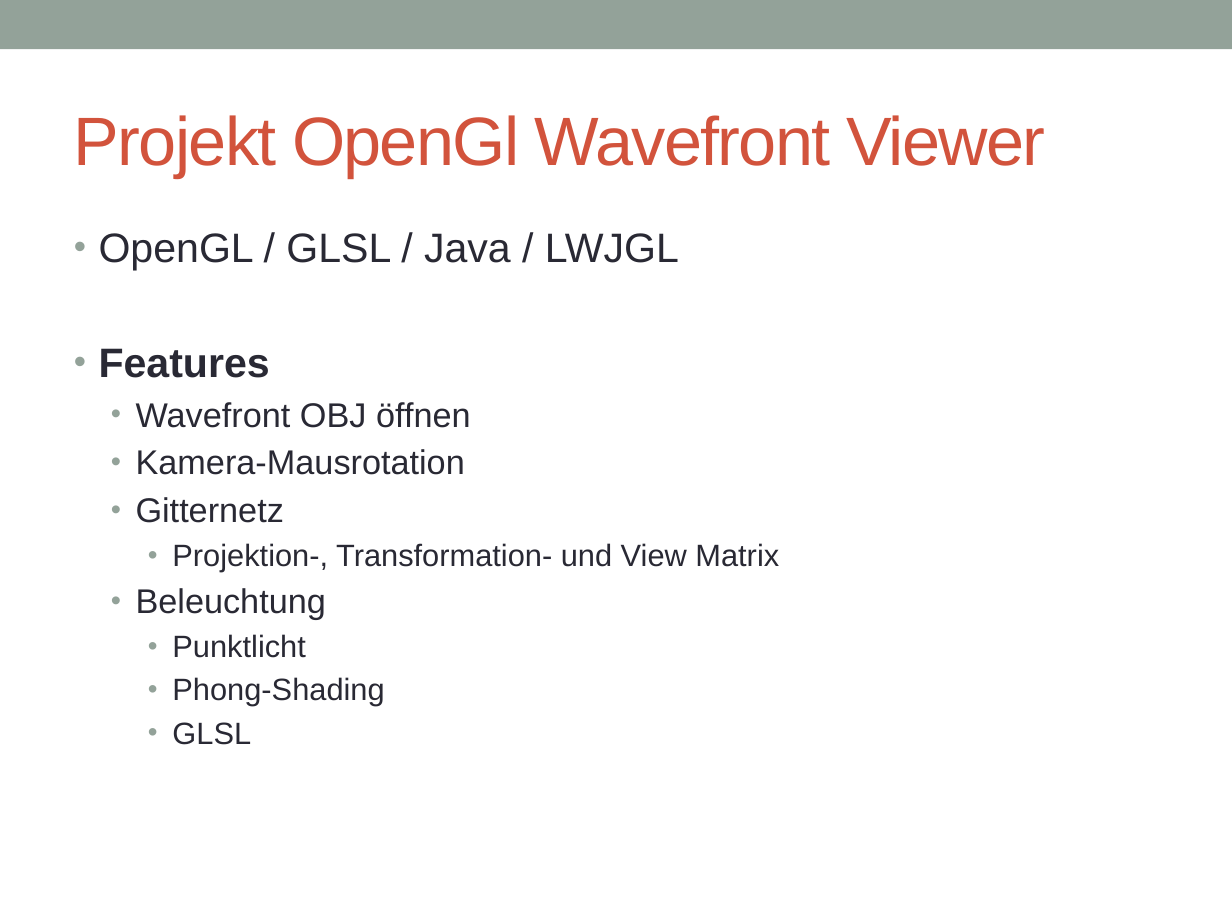
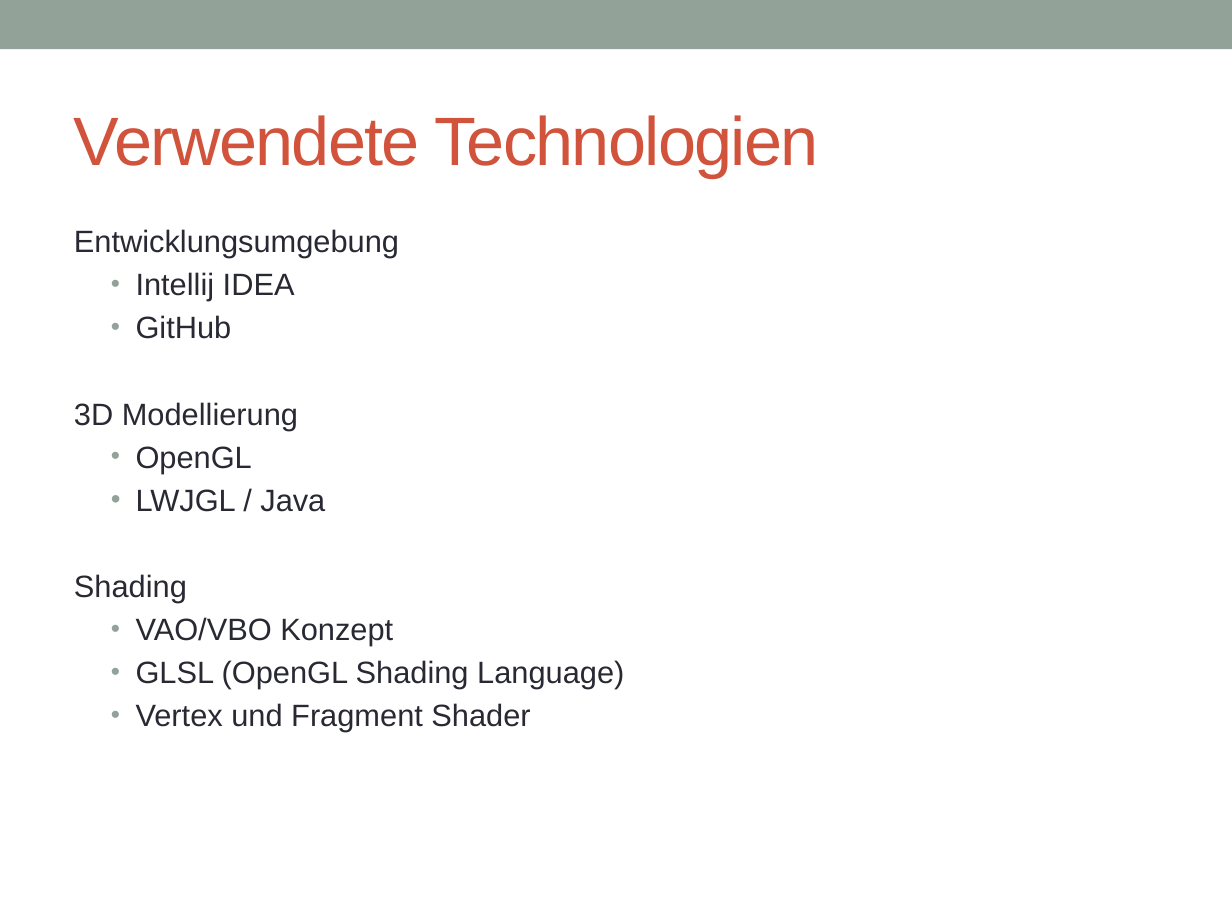
Before and after one commit to joe1990/OpenGl3DModelViewer, a slide deck: slide 4 of präsi-projekt-obj-geom.pptx (slide 3 before the commit). Drawn at 1232x924 pixels with LibreOffice and Linux fonts; fonts in the diff are those of the drawing. Boxes give left, top, right and bottom in pixels: in the first picture for what was removed or moved away, otherwise in the second. Text is boxed around its words. In the diff, an @@ line names an element or a change of style, - is before the commit and + after.

```diff
--- a/präsi-projekt-obj-geom.pptx
+++ b/präsi-projekt-obj-geom.pptx
@@ title at box(74, 115, 818, 178): text changed @@
-Projekt OpenGl Wavefront Viewer
+Verwendete Technologien
@@ text at box(74, 229, 624, 732): text changed @@
-• OpenGL / GLSL / Java / LWJGL
-• Features
-  • Wavefront OBJ öffnen
-  • Kamera-Mausrotation
-  • Gitternetz
-    • Projektion-, Transformation- und View Matrix
-  • Beleuchtung
-    • Punktlicht
-    • Phong-Shading
-    • GLSL
+Entwicklungsumgebung
+  • Intellij IDEA
+  • GitHub
+3D Modellierung
+  • OpenGL
+    • LWJGL / Java
+  Shading
+  • VAO/VBO Konzept
+  • GLSL (OpenGL Shading Language)
+  • Vertex und Fragment Shader
```
Also in this commit, not shown: 3 other slides changed, 1 slide added.
